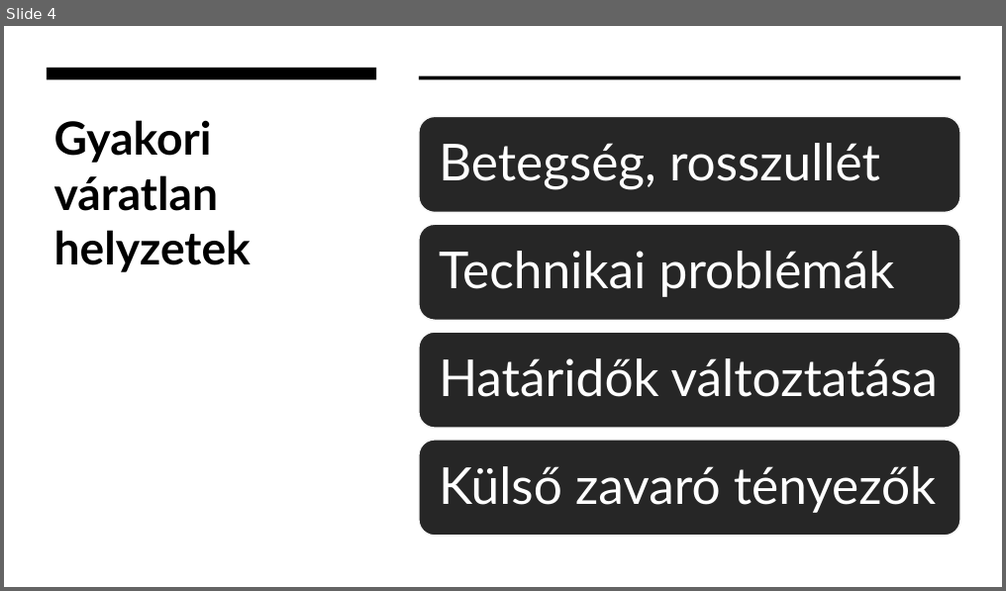
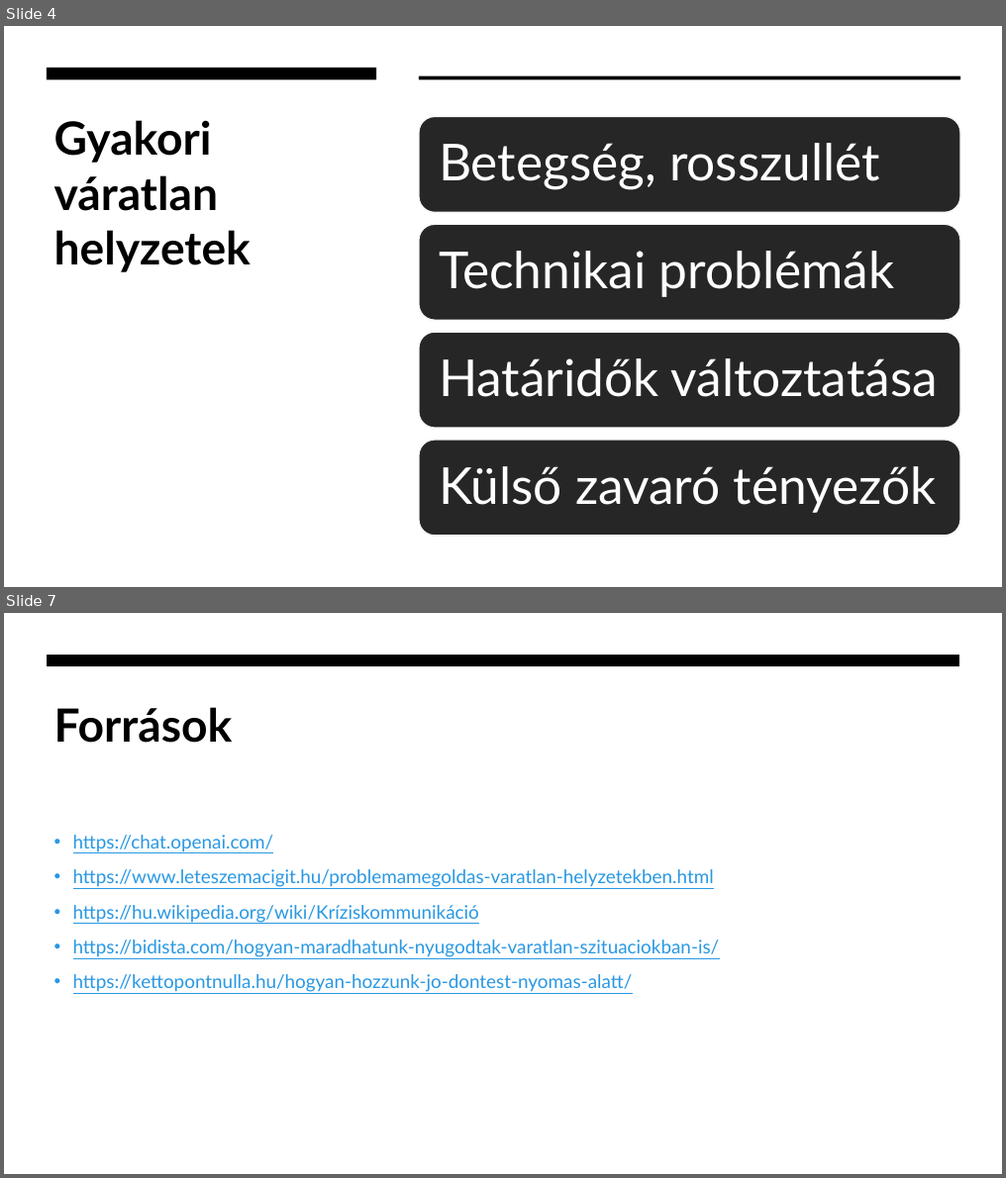
Before and after one commit to Maho-Yoshino/School_Notes, a slide deck: 2025-2026/IKT/varatlan_helyzet.pptx. Shown one above the other, each under a label of ours: slide 4 before the commit, slides 4 and 7 after it; the slides between them are not shown. The pictures are 1006x591 and 1006x1178 pixels, drawn with LibreOffice and Linux fonts; fonts in the diff are those of the drawing. Boxes give left, top, right and bottom in pixels: in the first picture for what was removed or moved away, otherwise in the second. Text is boxed around its words. In the diff, an @@ line names an element or a change of style, - is before the commit and + after.

```diff
--- a/2025-2026/IKT/varatlan_helyzet.pptx
+++ b/2025-2026/IKT/varatlan_helyzet.pptx
@@ slide 7 added at (x1=4, y1=613, x2=1002, y2=1174), background #FFFFFF @@
@@ freeform shape added at (x1=47, y1=655, x2=960, y2=666), fill #000000 @@
@@ title added at (x1=54, y1=707, x2=233, y2=743), 44 pt, text #000000, bold @@
+Források
@@ text added at (x1=73, y1=835, x2=720, y2=992), 18 pt, text #2998E3, underline @@
+• https://chat.openai.com/
+• https://www.leteszemacigit.hu/problemamegoldas-varatlan-helyzetekben.html
+• https://hu.wikipedia.org/wiki/Kríziskommunikáció
+• https://bidista.com/hogyan-maradhatunk-nyugodtak-varatlan-szituaciokban-is/
+• https://kettopontnulla.hu/hogyan-hozzunk-jo-dontest-nyomas-alatt/
```
Also in this commit, not shown: 3 other slides added, 1 slide removed, 9 other files.
